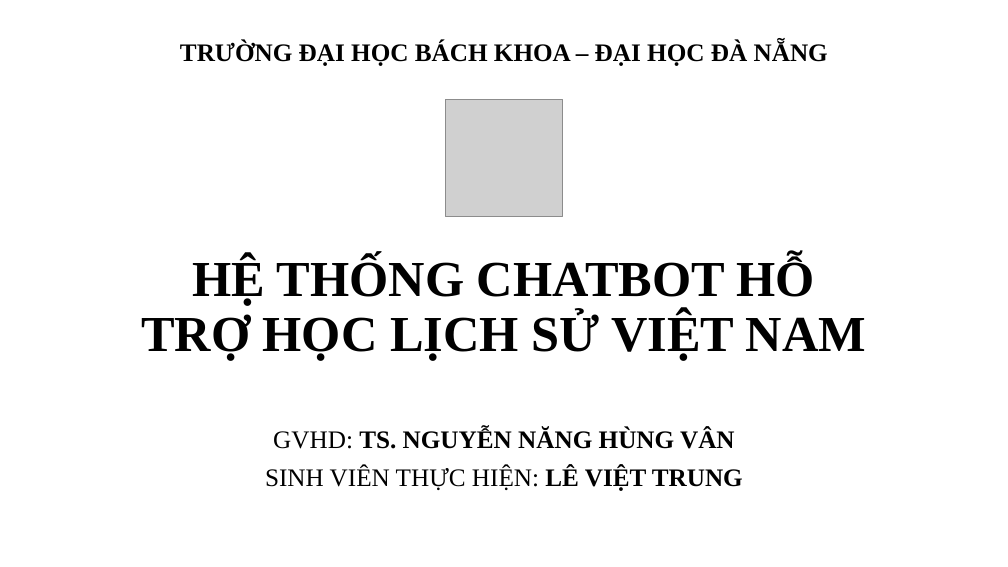
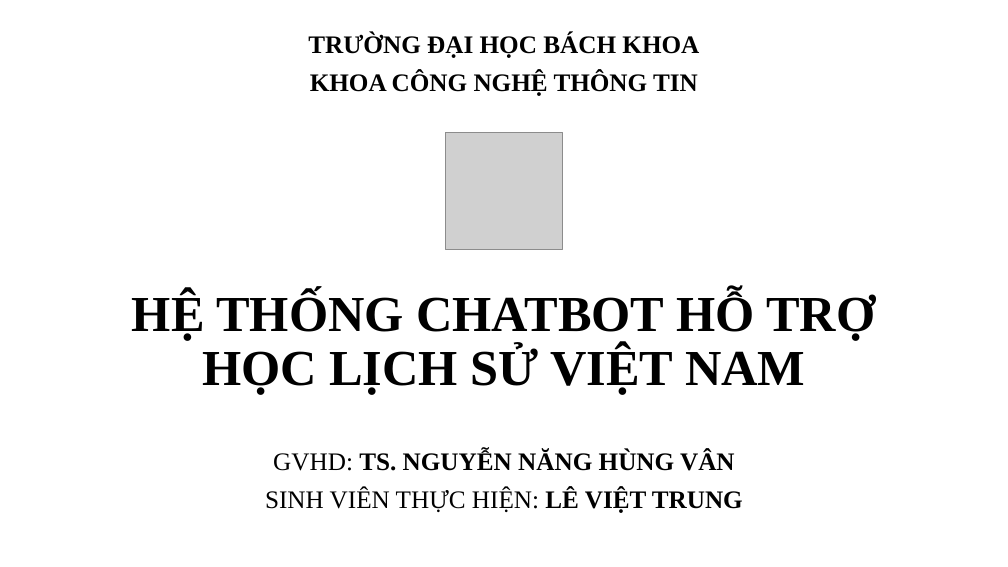
Before and after one commit to ngovanuc/Vietnamese_History_Chatbot, a slide deck: slide 1 of documents/slide bao cao v2.pptx. Drawn at 1008x567 pixels with LibreOffice and Linux fonts; fonts in the diff are those of the drawing; grey boxes stand for pictures. Boxes give left, top, right and bottom in pixels: in the first picture for what was removed or moved away, otherwise in the second. Text is boxed around its words. In the diff, an @@ line names an element or a change of style, - is before the commit and + after.

```diff
--- a/documents/slide bao cao v2.pptx
+++ b/documents/slide bao cao v2.pptx
@@ text at (308,33,699,96): text changed @@
-TRƯỜNG ĐẠI HỌC BÁCH KHOA – ĐẠI HỌC ĐÀ NẴNG
+TRƯỜNG ĐẠI HỌC BÁCH KHOA
+KHOA CÔNG NGHỆ THÔNG TIN
@@ picture: place and size @@
-picture at (445,99,563,216)
+picture at (445,132,563,250)
@@ title "HỆ THỐNG CHATBOT HỖ TRỢ ...": place and size @@
-title "HỆ THỐNG CHATBOT HỖ TRỢ ..." at (141,257,866,361)
+title "HỆ THỐNG CHATBOT HỖ TRỢ ..." at (132,291,875,395)
@@ title "HỆ THỐNG CHATBOT HỖ TRỢ ..." at (132,291,875,395): vertical alignment bottom to middle @@
@@ subtitle "GVHD: TS. NGUYỄN NĂNG HÙNG ...": place and size @@
-subtitle "GVHD: TS. NGUYỄN NĂNG HÙNG ..." at (265,428,743,491)
+subtitle "GVHD: TS. NGUYỄN NĂNG HÙNG ..." at (265,450,743,513)
```
Also in this commit, not shown: 25 other slides changed, 1 slide added, 32 slides removed.
